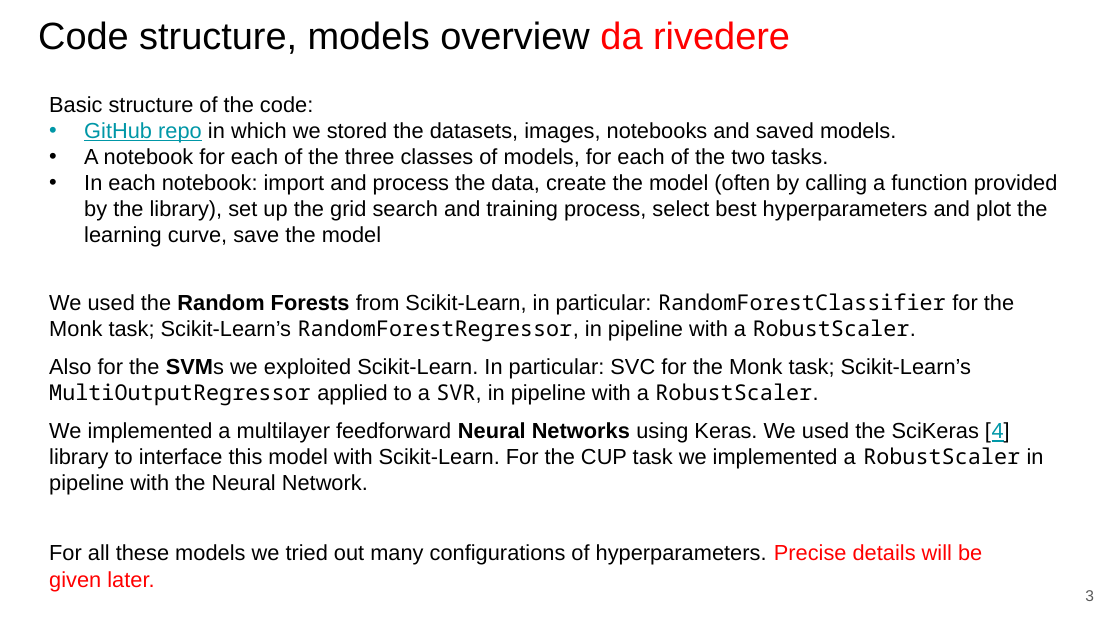
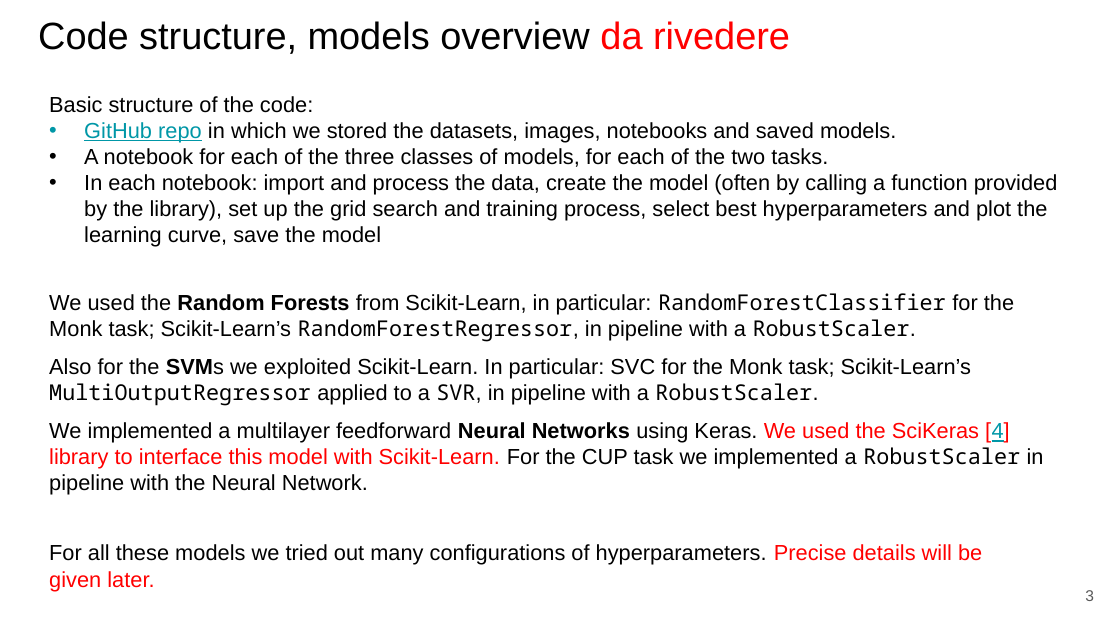
Before and after one commit to paolo-junior-mollica/machine-learning-project, a slide deck: slide 3 of relazione/ML-2023-PRJ-Slides-Demo.pptx. Drawn at 1120x630 pixels with LibreOffice and Linux fonts; fonts in the diff are those of the drawing. Boxes give left, top, right and bottom in pixels: in the first picture for what was removed or moved away, otherwise in the second. Text is boxed around its words. In the diff, an @@ line names an element or a change of style, - is before the commit and + after.

```diff
--- a/relazione/ML-2023-PRJ-Slides-Demo.pptx
+++ b/relazione/ML-2023-PRJ-Slides-Demo.pptx
@@ text "We implemented a multilayer feedforward ..." at (x1=49, y1=422, x2=1044, y2=495): text colour #000000 to #FF0000 in "We used the SciKeras [4] library to ..." @@
```
Also in this commit, not shown: 6 other slides changed, 2 slides added.
